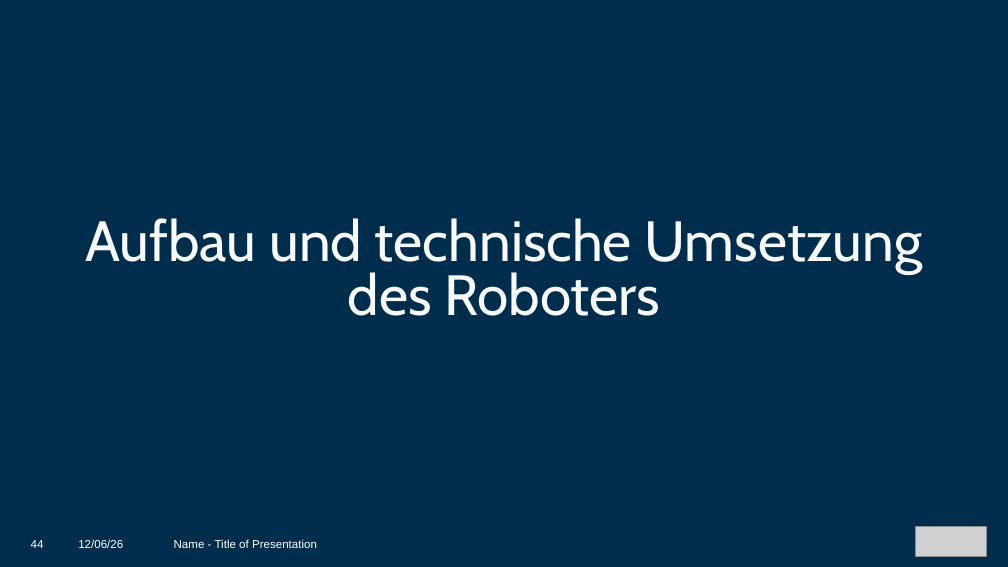
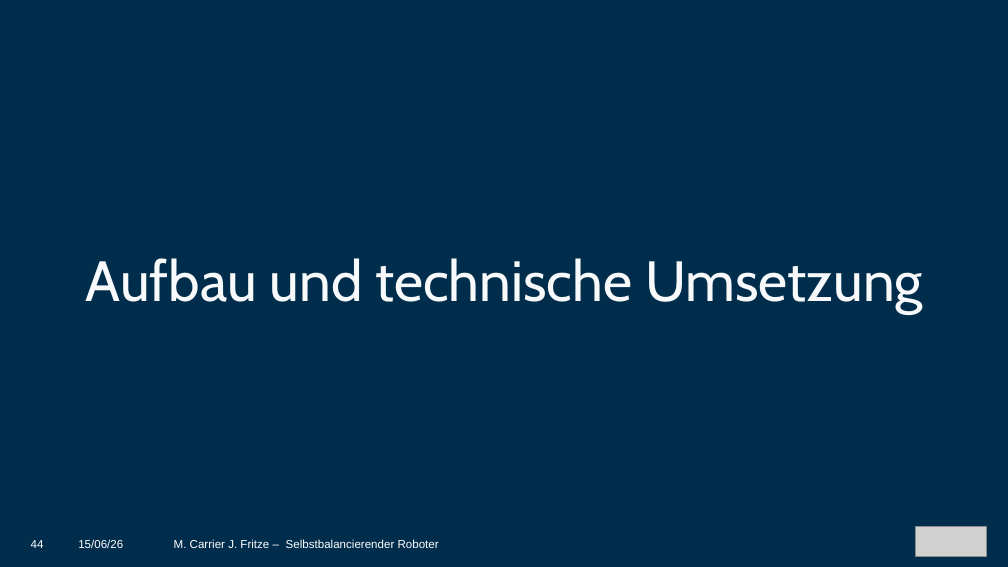
Before and after one commit to MCITBA/Lok_Prak_Rob, a slide deck: slide 44 of Finale_Präsentation_erw.pptx. Drawn at 1008x567 pixels with LibreOffice and Linux fonts; fonts in the diff are those of the drawing; grey boxes stand for pictures. Boxes give left, top, right and bottom in pixels: in the first picture for what was removed or moved away, otherwise in the second. Text is boxed around its words. In the diff, an @@ line names an element or a change of style, - is before the commit and + after.

```diff
--- a/Finale_Präsentation_erw.pptx
+++ b/Finale_Präsentation_erw.pptx
@@ text at [86,258,923,314]: text changed @@
-Aufbau und technische Umsetzung
-des Roboters
+Aufbau und technische Umsetzung
@@ text at [78,540,123,548]: text changed @@
-12/06/26
+15/06/26
@@ text at [174,540,439,548]: text changed @@
-Name - Title of Presentation
+M. Carrier J. Fritze – Selbstbalancierender Roboter
```
Also in this commit, not shown: 51 other slides changed, 4 slides added, 2 slides removed.
